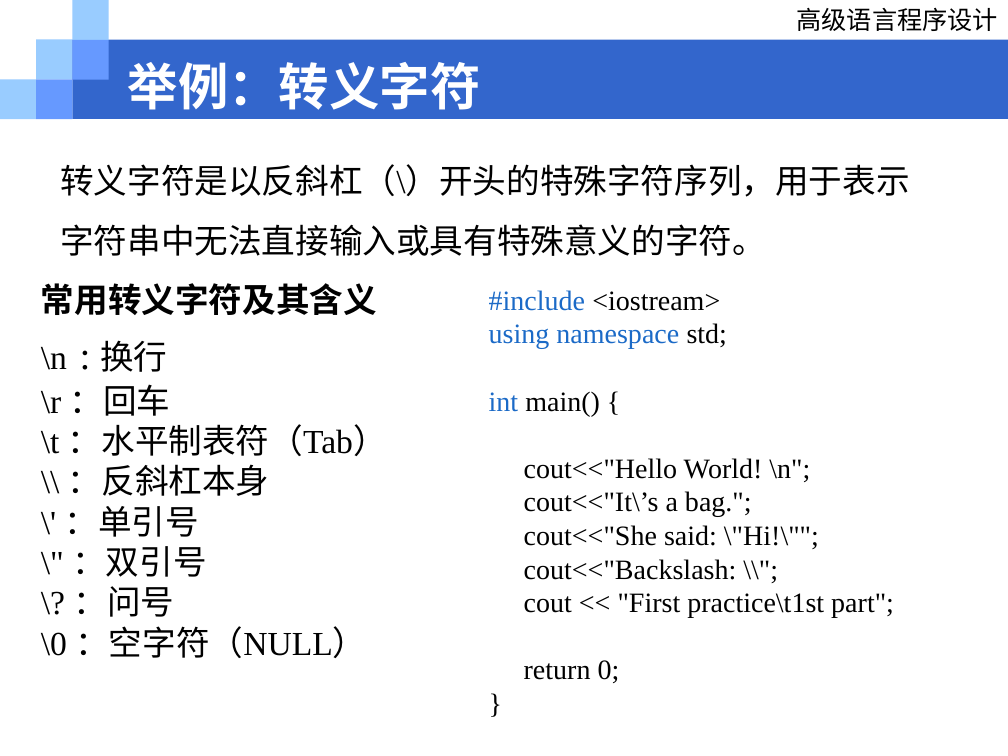
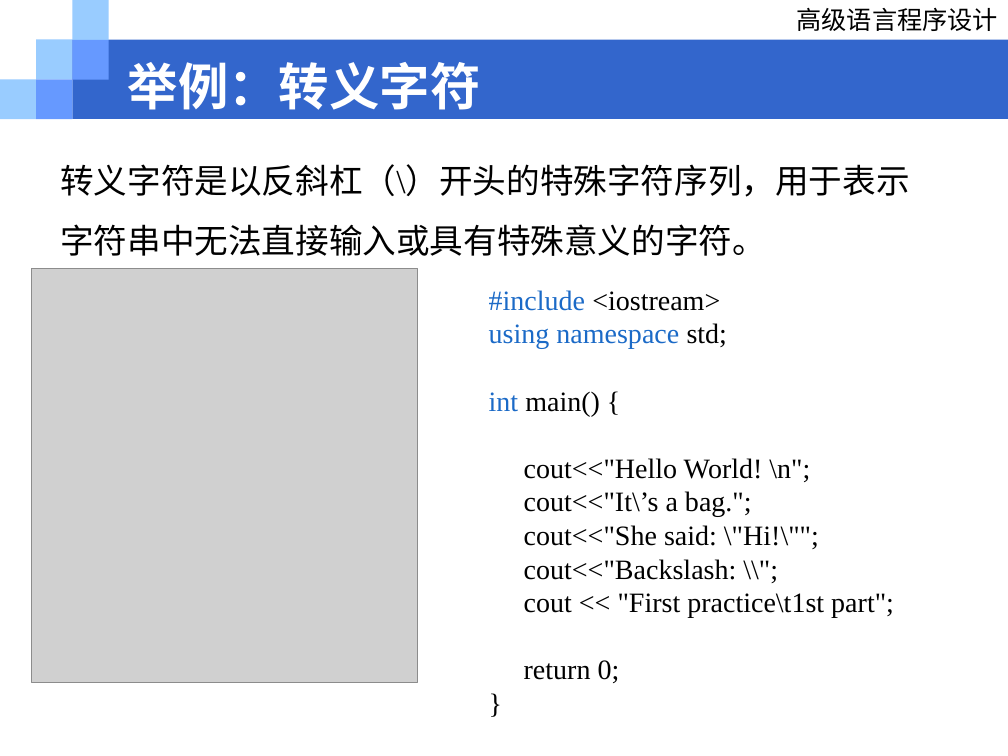
Before and after one commit to Love-Archetto/Tju-WA-Resources, a slide deck: slide 43 of 学术相关/程序设计/02_基础知识_发布版.ppt (slide 39 before the commit). Drawn at 1008x756 pixels with LibreOffice and Linux fonts; fonts in the diff are those of the drawing; grey boxes stand for pictures; background and template pictures are left out. Boxes give left, top, right and bottom in pixels: in the first picture for what was removed or moved away, otherwise in the second. Text is boxed around its words. In the diff, an @@ line names an element or a change of style, - is before the commit and + after.

```diff
--- a/学术相关/程序设计/02_基础知识_发布版.ppt
+++ b/学术相关/程序设计/02_基础知识_发布版.ppt
@@ picture added at bbox=[31, 268, 417, 682] @@
@@ text removed at bbox=[41, 283, 387, 658] @@
-常用转义字符及其含义
-\n : 换行
-\r ：回车
-\t ：水平制表符（Tab）
-\\ ：反斜杠本身
-\' ：单引号
-\" ：双引号
-\? ：问号
-\0 ：空字符（NULL）
```
Also in this commit, not shown: 10 other slides changed, 4 slides added, 2 other files.
